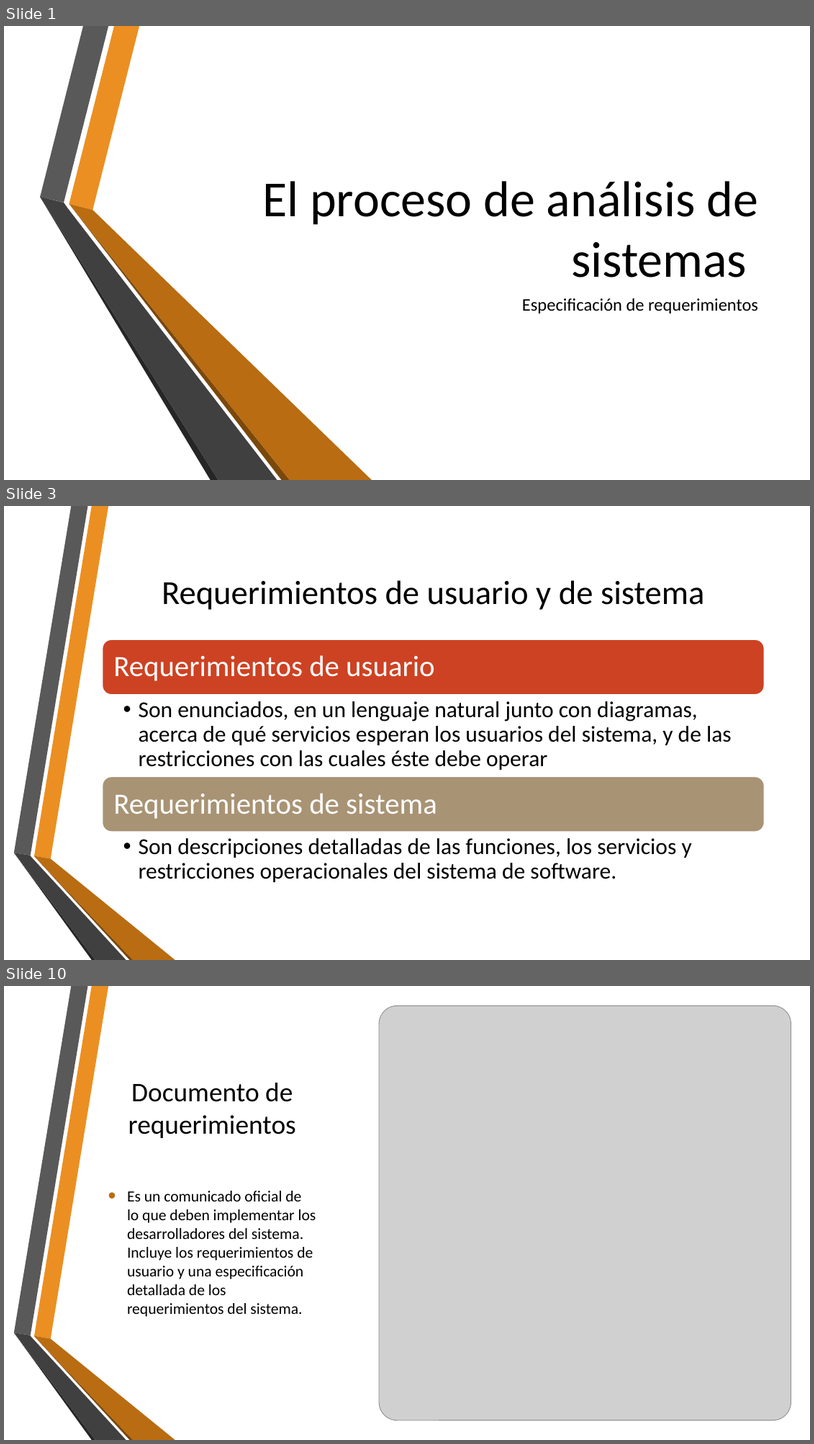
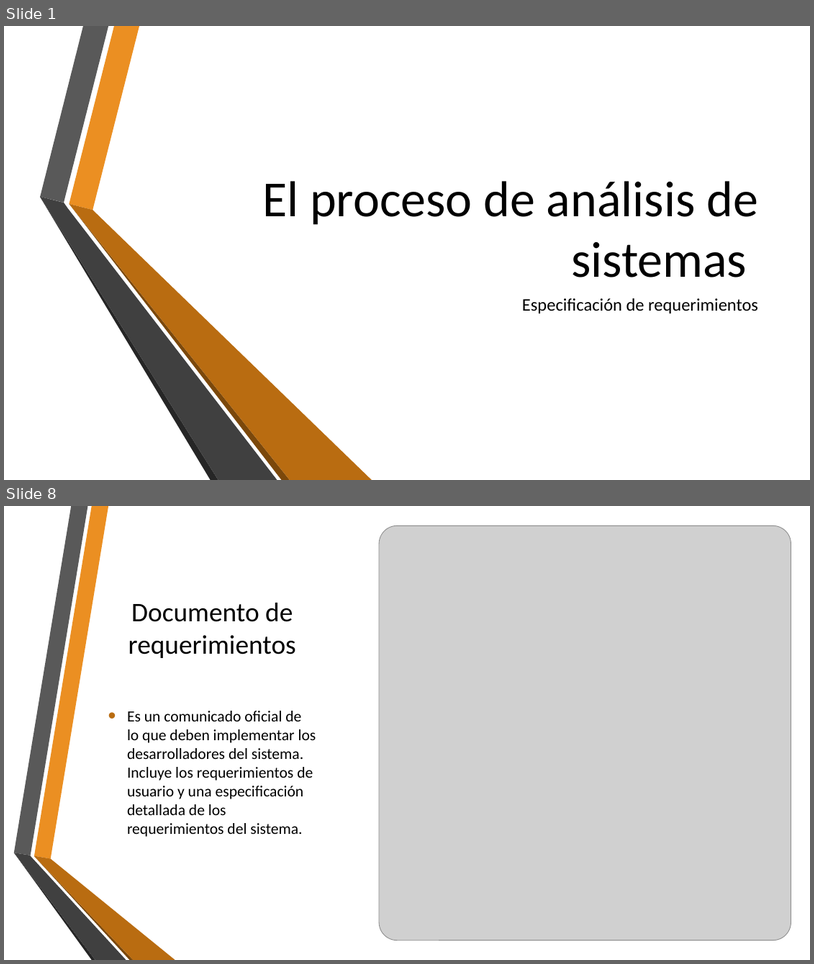
Before and after one commit to AryShared/SystemAnalysis, a slide deck: 2-2 Especificacion de requerimientos.pptx. Shown one above the other, each under a label of ours: slides 1, 3 and 10 before the commit, slides 1 and 8 after it; the slides between them are not shown. The pictures are 814x1444 and 814x964 pixels, drawn with LibreOffice and Linux fonts; fonts in the diff are those of the drawing; grey boxes stand for pictures; background and template pictures are left out. Boxes give left, top, right and bottom in pixels: in the first picture for what was removed or moved away, otherwise in the second. Text is boxed around its words. In the diff, an @@ line names an element or a change of style, - is before the commit and + after.

```diff
--- a/2-2 Especificacion de requerimientos.pptx
+++ b/2-2 Especificacion de requerimientos.pptx
@@ slide 3 removed at <box>4,506,810,960</box>, background picture (left out); not listed: 6 template elements that a slide beside it also shows @@
@@ title removed at <box>162,580,705,610</box> @@
-Requerimientos de usuario y de sistema
@@ group removed at <box>102,639,765,882</box>: 4 texts, 2 rounded rectangles @@
-Requerimientos de usuario
-  • Son enunciados, en un lenguaje natural junto con diagramas, acerca de qué servicios esperan los usuarios del sistema, y de las restricciones con las cuales éste debe operar
-Requerimientos de sistema
-  • Son descripciones detalladas de las funciones, los servicios y restricciones operacionales del sistema de software.
@@ what was slide 10 is now slide 8 @@
```
Also in this commit, not shown: 2 slides changed, 1 slide added, 7 other slides removed, 6 other files.
